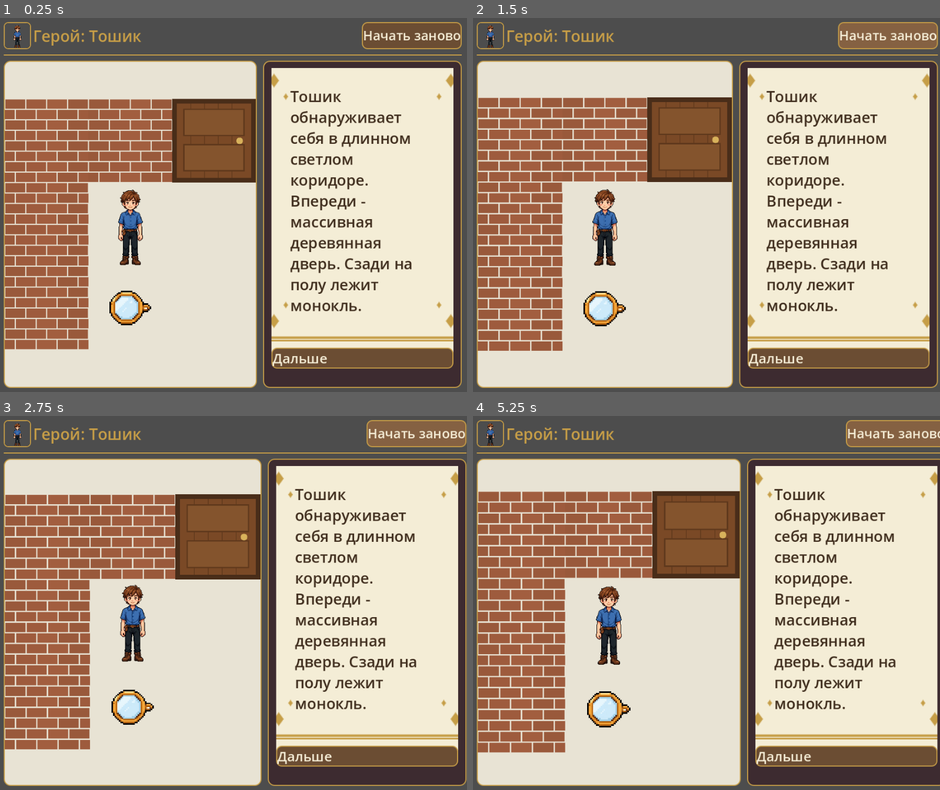
Above: before the commit, frames 1-4 (two rows, left to right).
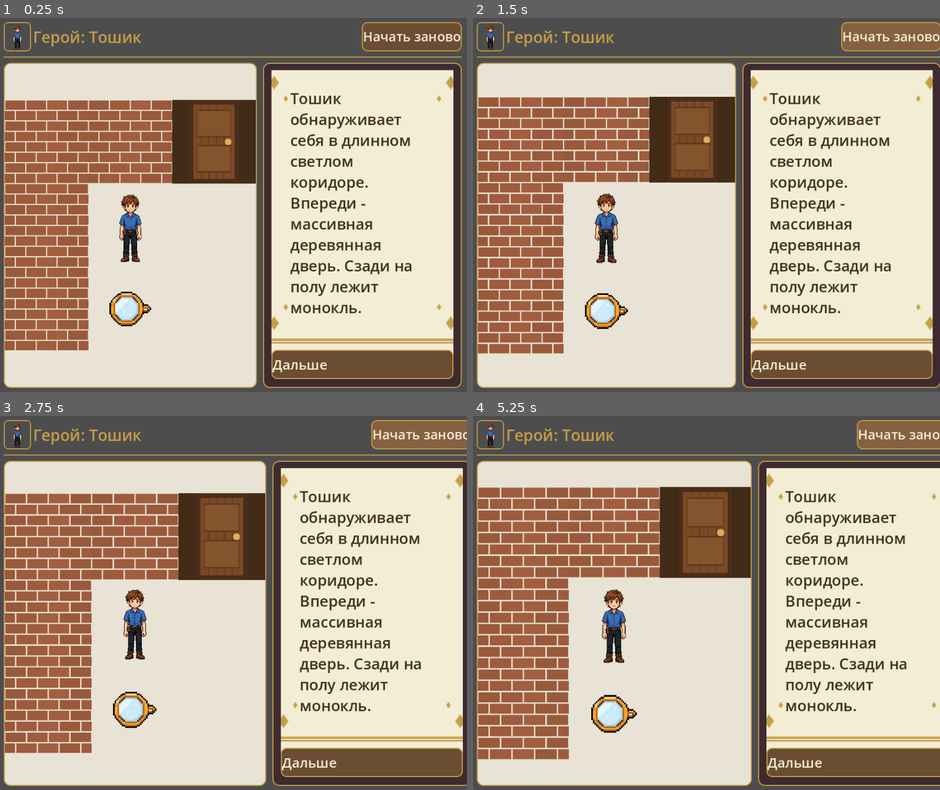
Above: after the commit, the same moments.

Repository: ssokratov/tnquest_godot
Game: Godot game, scene res://scenes/main.tscn
Two runs of this game, one before a commit and one after it. Both use one fixed random seed, a clock stepped at 60 frames per second and the inputs below.
Inputs:
- Up to frame 1 (0.25 s): no input
- Up to frame 2 (1.5 s): click "Начать заново" at 0.5 s; click "Начать заново" at 1.25 s
- Up to frame 3 (2.75 s): click "Начать заново" at 2 s
- Up to frame 4 (5.25 s): click "Начать заново" at 2.75 s; click "Начать заново" at 3.5 s; click "Начать заново" at 4.25 s; click "Начать заново" at 5 s

The runs differ from the first frame. In frame 1, 15% of the frame differs, in the area x 0-99%, y 1-97%; in frame 2, 20%; in frame 3, 22%; in frame 4, 27%, in the area x 0-100%, y 1-99%.

Commit message:
Square scene panel on wide screens; font scale capped at 1.3; buttons min 56 px; D-pad overlaid on scene corner; characters at 0.9 cell scale; narrower door, bricks under horizontal-wall doors

Diff:
--- a/scripts/main.gd
+++ b/scripts/main.gd
@@ -47,6 +47,7 @@
 var feedback_label: Label
 var answers_box: VBoxContainer
 var dpad_block: VBoxContainer
+var dpad_pad: GridContainer
 var dpad_buttons := {}
 var photo_rect: TextureRect
 var showing_photo := false
@@ -94,12 +95,20 @@
 	KEY_LEFT: "l", KEY_A: "l",
 	KEY_RIGHT: "r", KEY_D: "r",
 }
-# Pickup items render at half cell size; characters (and fire) stay full.
+# Pickup items render at half cell size; fire stays full; characters
+# render at CHAR_SPRITE_SCALE (see SPRITE_SCALE) so their heads clear
+# the cell edge.
 const ITEM_SPRITES := ["monocle", "extinguisher", "boots", "key", "shoe", "taxofon"]
-# Per-sprite display scale in a scene cell (1.0 = full cell): zags
+# Per-sprite display scale in a scene cell (1.0 = full cell). Zags
 # fills her canvas edge to edge, so she reads a third taller than the
-# other characters; 0.8 brings her in line with them.
+# other characters; 0.8 brings her in line with them. Every other
+# character defaults to 0.9: measured, all AI frames fill their canvas
+# edge to edge (top=0, bottom=512), so at full cell height the heads
+# sit exactly on the cell border and read as cut off, and the 12 px
+# frame difference hops the figure; a 0.9 scale leaves a 5% margin
+# that absorbs the hop.
 const SPRITE_SCALE := {"zags": 0.8}
+const CHAR_SPRITE_SCALE := 0.9
 # Map character -> sprite set in assets/sprites/ (<name>_0.png, _1, _2).
 const SPRITES := {
 	"O": "toshik", "N": "nastya", "Z": "zags", "J": "jacob",
@@ -173,6 +182,11 @@
 	button.add_theme_color_override("font_hover_color", IVORY)
 	button.add_theme_color_override("font_pressed_color", IVORY)
 	button.add_theme_color_override("font_disabled_color", Color(IVORY.r, IVORY.g, IVORY.b, 0.5))
+	# Tappable targets: every button is at least 56 px tall, so answer
+	# buttons (and the D-pad arrows) are comfortable to press on a phone.
+	var ms := button.custom_minimum_size
+	ms.y = max(ms.y, 56)
+	button.custom_minimum_size = ms
 
 
 func _try_font(path: String) -> FontFile:
@@ -315,6 +329,13 @@
 	photo_rect.stretch_mode = TextureRect.STRETCH_KEEP_ASPECT_CENTERED
 	photo_rect.visible = false
 	scene_center.add_child(photo_rect)
+	# D-pad overlay: a plain Control stacked over the scene — the
+	# PanelContainer fits every child to its full rect, so this layer
+	# covers the scene and the arrow pad can anchor to its
+	# bottom-right corner. Clicks pass through it except on buttons.
+	var scene_overlay := Control.new()
+	scene_overlay.mouse_filter = MOUSE_FILTER_IGNORE
+	scene_panel.add_child(scene_overlay)
 
 	# Sidebar: dialog, answers,
 	# inventory/journal buttons, D-pad, hint — all scrollable.
@@ -408,7 +429,9 @@
 	answers_box.size_flags_horizontal = SIZE_EXPAND_FILL
 	sidebar_box.add_child(answers_box)
 
-	# D-pad block: inventory/journal as text buttons above the arrow pad.
+	# Inventory/journal buttons. The arrow pad itself is overlaid on
+	# the scene's bottom-right corner (see scene_overlay above), so
+	# the sidebar keeps its space for dialog text and answers.
 	dpad_block = VBoxContainer.new()
 	dpad_block.add_theme_constant_override("separation", 8)
 	dpad_block.size_flags_horizontal = SIZE_EXPAND_FILL
@@ -426,13 +449,12 @@
 		button.pressed.connect(_on_move.bind(code))
 		inv_row.add_child(button)
 		dpad_buttons[code] = button
-	var dpad_center := CenterContainer.new()
-	dpad_block.add_child(dpad_center)
-	var dpad := GridContainer.new()
-	dpad.columns = 3
-	dpad.add_theme_constant_override("h_separation", 4)
-	dpad.add_theme_constant_override("v_separation", 4)
-	dpad_center.add_child(dpad)
+	dpad_pad = GridContainer.new()
+	dpad_pad.columns = 3
+	dpad_pad.add_theme_constant_override("h_separation", 4)
+	dpad_pad.add_theme_constant_override("v_separation", 4)
+	scene_overlay.add_child(dpad_pad)
+	var dpad := dpad_pad
 	# Row 1: (empty) / up / (empty); row 2: left / centre / right;
 	# row 3: (empty) / down / (empty).
 	var dpad_layout := ["", "t", "", "l", "", "r", "", "d", ""]
@@ -453,6 +475,16 @@
 			dpad_buttons[code] = button
 
 
+
+	# Anchor the pad to the scene's bottom-right corner, 12 px off the
+	# gold frame. Its size is fixed by the buttons, so these offsets
+	# pin it there on every window size.
+	var dsize := dpad.get_combined_minimum_size()
+	dpad.set_anchors_preset(PRESET_BOTTOM_RIGHT)
+	dpad.offset_left = -(dsize.x + 12)
+	dpad.offset_top = -(dsize.y + 12)
+	dpad.offset_right = -12
+	dpad.offset_bottom = -12
 
 	# Serif fonts (Noto Serif Display for the hero title, Noto Serif
 	# for dialog text — both with full Cyrillic) activate
@@ -540,22 +572,29 @@
 		return door_texture
 	var s := 256
 	var img := Image.create(s, s, false, Image.FORMAT_RGBA8)
+	img.fill(Color(0, 0, 0, 0))
 	var frame := Color(0.29, 0.18, 0.10, 1)
 	var wood := Color(0.48, 0.29, 0.15, 1)
 	var wood_light := Color(0.52, 0.33, 0.18, 1)
 	var seam := Color(0.37, 0.22, 0.11, 1)
 	var panel_edge := Color(0.37, 0.22, 0.11, 1)
-	img.fill(frame)
-	_fill_rect(img, 14, 14, 242, 242, wood)
+	# The door leaf is narrower than its cell (middle 60%, full
+	# height) and the rest of the canvas stays transparent: the same
+	# sprite serves both orientations — over bricks in a horizontal
+	# wall, alone (frame-coloured cell behind it) in a vertical wall.
+	var dx0 := 51
+	var dx1 := 205
+	_fill_rect(img, dx0, 0, dx1, s, frame)
+	_fill_rect(img, dx0 + 14, 14, dx1 - 14, 242, wood)
 	# Vertical planks.
-	for x in [56, 98, 140, 182]:
+	for x in [88, 111, 135, 158]:
 		_fill_rect(img, x, 14, x + 2, 242, seam)
 	# Two recessed panels with a lighter face.
 	for py0 in [30, 138]:
-		_fill_rect(img, 34, py0, 222, py0 + 84, panel_edge)
-		_fill_rect(img, 38, py0 + 4, 218, py0 + 80, wood_light)
+		_fill_rect(img, 76, py0, 180, py0 + 84, panel_edge)
+		_fill_rect(img, 78, py0 + 4, 178, py0 + 80, wood_light)
 	# Brass knob.
-	var kx := 206
+	var kx := 171
 	var ky := 128
 	for py in range(ky - 10, ky + 11):
 		for px in range(kx - 10, kx + 11):
@@ -614,7 +653,11 @@
 	var w := get_viewport_rect().size.x
 	if w <= 0:
 		return 1.0
-	return clamp(w / 1000.0, 1.15, 1.6)
+	# Phones (1080 device px) sit at the 1.15 floor, which reads fine
+	# there; wide desktops used to reach 1.6 (dialog 40 px at 1920),
+	# which reads too big, so the cap is 1.3 (dialog 32 px at 1920,
+	# about the pre-bump size) and the ramp is gentler.
+	return clamp(w / 1400.0, 1.15, 1.3)
 
 
 func _scaled(base: int) -> int:
@@ -675,6 +718,10 @@
 		sidebar.size_flags_vertical = SIZE_EXPAND_FILL
 		sidebar.size_flags_stretch_ratio = 0.9
 		game_row.size_flags_stretch_ratio = 1.2
+		# The square scene cap is wide-mode only; in the stacked
+		# layout the scene panel fills the row's full width again.
+		scene_panel.size_flags_horizontal = SIZE_EXPAND_FILL
+		scene_panel.custom_minimum_size = Vector2(0, 0)
 	else:
 		if sidebar.get_parent() == vbox:
 			vbox.remove_child(sidebar)
@@ -685,12 +732,26 @@
 		sidebar.size_flags_vertical = SIZE_EXPAND_FILL
 		sidebar.size_flags_stretch_ratio = 1.0
 		game_row.size_flags_stretch_ratio = 1.0
+		# The panel's width cap itself is set by _apply_cell_size.
+		scene_panel.size_flags_horizontal = SIZE_SHRINK_CENTER
 	call_deferred("_apply_cell_size")
 
 
 func _apply_cell_size() -> void:
 	if scene_grid == null or scene_panel == null or scene_cols <= 0 or scene_rows <= 0:
 		return
+	# Wide windows only: cap the scene panel at a square (its height),
+	# so on a wide monitor it does not stretch across the whole width
+	# and push the sidebar far to the right. The sidebar then sits
+	# right next to the scene; the leftover width stays empty on the
+	# far right. A changed cap re-runs this deferred, so the cell size
+	# below is always computed from the panel's final size.
+	if not layout_narrow and game_row != null and sidebar != null:
+		var avail_w: float = game_row.size.x - SIDEBAR_WIDTH - game_row.get_theme_constant("separation")
+		var target_w: float = min(avail_w, scene_panel.size.y)
+		if target_w > 0 and scene_panel.custom_minimum_size.x != target_w:
+			scene_panel.custom_minimum_size = Vector2(target_w, 0)
+			call_deferred("_apply_cell_size")
 	var cell := FALLBACK_CELL
 	var avail := scene_panel.size
 	if avail.x > 0 and avail.y > 0:
@@ -856,6 +917,21 @@
 				cell.add_child(brick)
 				continue
 			if not is_player and emoji == "🚪":
+				# A door in a horizontal wall (wall cells left and
+				# right) gets the brick texture underneath, so the
+				# wall reads as continuing past the narrow door on
+				# both sides; a door in a vertical wall gets just
+				# the narrow door. One door sprite serves both.
+				# (A door at the window's edge reads as vertical
+				# until the window shifts and its neighbours appear.)
+				var wall_left: bool = x > 0 and tiles[y][x - 1] == "⬛️"
+				var wall_right: bool = x + 1 < tiles[y].size() and tiles[y][x + 1] == "⬛️"
+				if wall_left and wall_right:
+					var brick := TextureRect.new()
+					brick.texture = _brick_texture()
+					brick.expand_mode = TextureRect.EXPAND_IGNORE_SIZE
+					brick.stretch_mode = TextureRect.STRETCH_SCALE
+					cell.add_child(brick)
 				var door := TextureRect.new()
 				door.texture = _door_texture()
 				door.expand_mode = TextureRect.EXPAND_IGNORE_SIZE
@@ -865,13 +941,22 @@
 			if not is_player and emoji in ["🕳", "▫️", "✖️"]:
 				continue
 			if is_player:
-				var frames := _sprite_frames(SPRITES.get(dlg_hero, "toshik"))
+				var hero_name: String = SPRITES.get(dlg_hero, "toshik")
+				var frames := _sprite_frames(hero_name)
 				if frames.size() > 0:
 					var sprite := TextureRect.new()
 					sprite.texture = frames[0]
 					sprite.expand_mode = TextureRect.EXPAND_IGNORE_SIZE
 					sprite.stretch_mode = TextureRect.STRETCH_KEEP_ASPECT_CENTERED
-					cell.add_child(sprite)
+					# Slightly smaller than the cell, like every other
+					# character (see SPRITE_SCALE): full height puts
+					# the head exactly on the cell border.
+					var hs: float = SPRITE_SCALE.get(hero_name, CHAR_SPRITE_SCALE)
+					var hwrap := CenterContainer.new()
+					sprite.custom_minimum_size = Vector2(FALLBACK_CELL * hs, FALLBACK_CELL * hs)
+					hwrap.add_child(sprite)
+					cell.add_child(hwrap)
+					scaled_sprites.append({"node": sprite, "scale": hs})
 					if frames.size() > 1:
 						animated_tiles.append({"node": sprite, "frames": frames, "interval": 0.35, "elapsed": 0.0, "idx": 0})
 				else:
@@ -897,17 +982,19 @@
 							wrap.add_child(sprite)
 							cell.add_child(wrap)
 							small_sprites.append({"node": sprite, "cell": cell})
-						elif sprite_name in SPRITE_SCALE:
-							# Scaled down, centered in its cell; the
-							# exact size is fixed up in _apply_cell_size.
-							var s: float = SPRITE_SCALE[sprite_name]
+						elif sprite_name == "fire":
+							cell.add_child(sprite)
+						else:
+							# Characters: scaled down, centered in
+							# its cell; the exact size is fixed up in
+							# _apply_cell_size. Default 0.9, with
+							# SPRITE_SCALE overrides (zags 0.8).
+							var s: float = SPRITE_SCALE.get(sprite_name, CHAR_SPRITE_SCALE)
 							var swrap := CenterContainer.new()
 							sprite.custom_minimum_size = Vector2(FALLBACK_CELL * s, FALLBACK_CELL * s)
 							swrap.add_child(sprite)
 							cell.add_child(swrap)
 							scaled_sprites.append({"node": sprite, "scale": s})
-						else:
-							cell.add_child(sprite)
 						if frames.size() > 1:
 							var interval := 0.18 if sprite_name == "fire" else 0.35
 							animated_tiles.append({"node": sprite, "frames": frames, "interval": interval, "elapsed": 0.0, "idx": 0})
@@ -983,6 +1070,9 @@
 			button.pressed.connect(_on_answer.bind(answer))
 			answers_box.add_child(button)
 	dpad_block.visible = has_move
+	# The arrow pad hides with the block when a dialog offers no moves.
+	if dpad_pad != null:
+		dpad_pad.visible = has_move
 	for code in dpad_buttons:
 		var found := false
 		for answer in answers:
